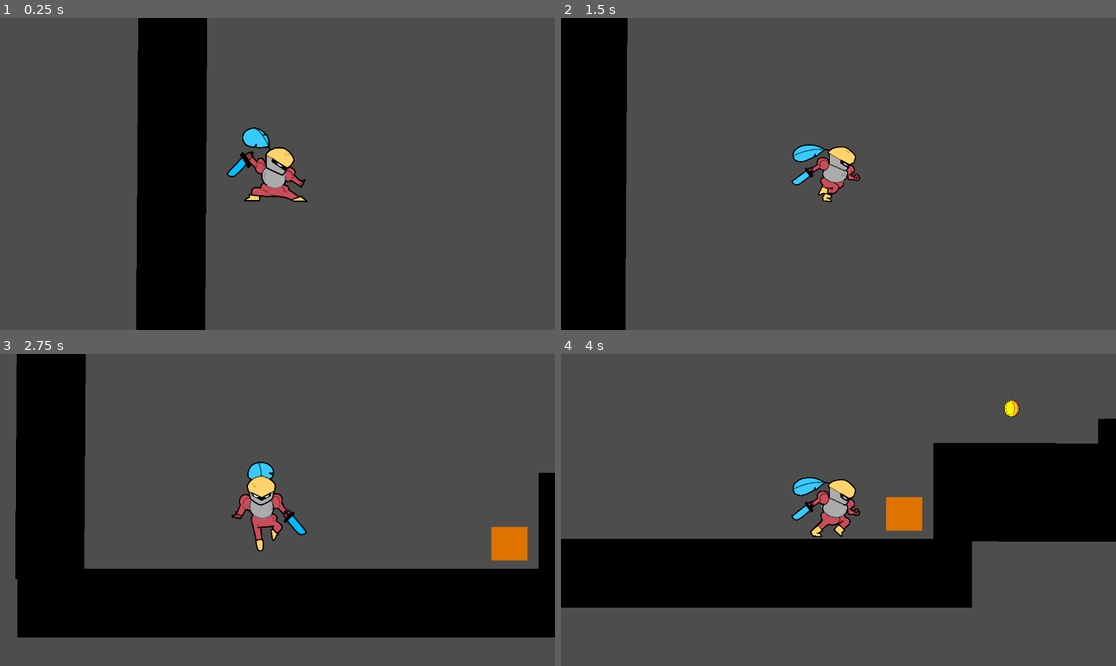
Above: before the commit, frames 1-4 (two rows, left to right).
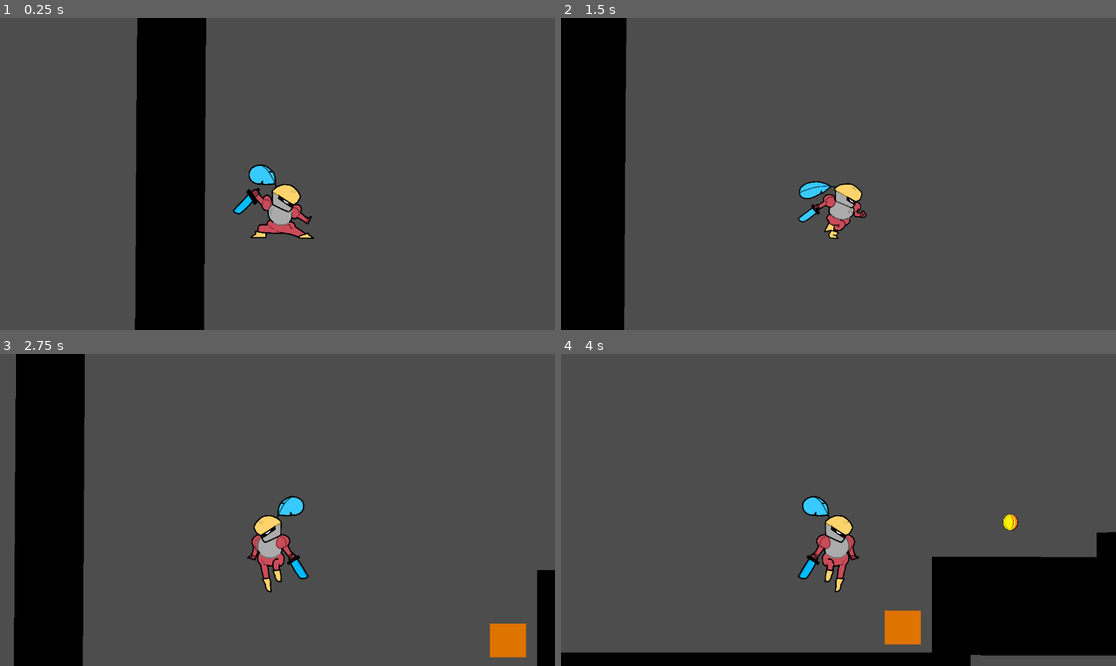
Above: after the commit, the same moments.

Repository: facundooli/plataformero
Game: Godot game, scene res://nivel.tscn
The game is run twice, just before and just after one commit, with the same random seed, the same clock (stepped at 60 frames per second) and the same inputs. The engine's default icon, where the game draws it, is replaced by a stand-in: a white triangle on a blue panel in a dark square.
Inputs:
- Up to frame 1 (0.25 s): no input
- Up to frame 2 (1.5 s): hold D (derecha) from 0.53 s (still down); tap W (salto) at 0.6, 0.77, 1.07, 1.35 s
- Up to frame 3 (2.75 s): tap W (salto) at 1.52, 1.82, 2.1 s; release D (derecha) at 2.03 s; hold A (izquierda) from 2.03 s (still down)
- Up to frame 4 (4 s): release A (izquierda) at 2.78 s; hold D (derecha) from 2.78 s (still down); tap W (salto) at 2.85, 3.02, 3.32, 3.6, 3.77 s

The runs differ from the first frame. In frame 1, 3.1% of the frame differs, in the area x 24-57%, y 0-100%; in frame 2, 2.5%; in frame 3, 24%; in frame 4, 41%, in the area x 0-100%, y 14-100%.

Commit message:
prueba de parkur

Diff:
--- a/plataformero/Jugador/jugador.gd
+++ b/plataformero/Jugador/jugador.gd
@@ -2,7 +2,7 @@
 
 
 const SPEED = 300.0
-const JUMP_VELOCITY = -400.0
+const JUMP_VELOCITY = -600.0
 var  modificador_salto = 1
 var salto_terminado = true
 var vidas = 2
--- a/plataformero/Jugador/jugador.tscn
+++ b/plataformero/Jugador/jugador.tscn
@@ -11,11 +11,9 @@
 [ext_resource type="Texture2D" uid="uid://pkfoojk3ac4f" path="res://asset/frame para el juego/Frames salto/214 sin título_20251022031152.png" id="9_0kgk6"]
 [ext_resource type="Texture2D" uid="uid://bpofeic6ywdc" path="res://asset/frame para el juego/Frames salto/214 sin título_20251022031045.png" id="10_4sa7g"]
 [ext_resource type="Texture2D" uid="uid://dwkqfcgoo602p" path="res://asset/frame para el juego/Frames salto/214 sin título_20251022031058.png" id="11_tnctr"]
-[ext_resource type="Texture2D" uid="uid://cgckwdjop8heb" path="res://asset/frame para el juego/Frames salto/214 sin título_20251022031221.png" id="12_le1eq"]
 
-[sub_resource type="CapsuleShape2D" id="CapsuleShape2D_ur6xs"]
-radius = 32.0
-height = 118.0
+[sub_resource type="RectangleShape2D" id="RectangleShape2D_0kgk6"]
+size = Vector2(56, 101)
 
 [sub_resource type="SpriteFrames" id="SpriteFrames_mpam0"]
 animations = [{
@@ -64,38 +62,36 @@
 }, {
 "duration": 1.0,
 "texture": ExtResource("11_tnctr")
-}, {
-"duration": 1.0,
-"texture": ExtResource("12_le1eq")
 }],
 "loop": false,
 "name": &"salto",
-"speed": 4.0
+"speed": 3.0
 }]
 
 [node name="Jugador" type="CharacterBody2D"]
+scale = Vector2(1.0465614, 0.9542597)
 script = ExtResource("1_ug00j")
 
 [node name="Sprite2D" type="Sprite2D" parent="."]
-position = Vector2(-34.062443, -7.8750143)
+position = Vector2(-75283.99, -65499)
 scale = Vector2(0.061800096, 0.062761195)
 texture = ExtResource("1_feffl")
 
 [node name="CollisionShape2D" type="CollisionShape2D" parent="."]
-position = Vector2(-11, 2)
-shape = SubResource("CapsuleShape2D_ur6xs")
+position = Vector2(0, 2.5)
+shape = SubResource("RectangleShape2D_0kgk6")
 
 [node name="Camera2D" type="Camera2D" parent="."]
+position = Vector2(2.8665352, -85.93048)
+scale = Vector2(7.388126, -6.282861)
 
 [node name="temporizadorpowerupssalto" type="Timer" parent="."]
 
 [node name="AnimatedSprite2D" type="AnimatedSprite2D" parent="."]
-position = Vector2(-23, -5.0000005)
+position = Vector2(-6.9999995, -11.000001)
 scale = Vector2(0.058332626, 0.063805975)
 sprite_frames = SubResource("SpriteFrames_mpam0")
 animation = &"salto"
 autoplay = "quieto"
-frame = 3
-frame_progress = 0.037027143
 
 [connection signal="timeout" from="temporizadorpowerupssalto" to="." method="_on_temporizadorpowerupssalto_timeout"]
Not shown: 1 places in plataformero/Jugador/jugador.tscn that only renumber resources
